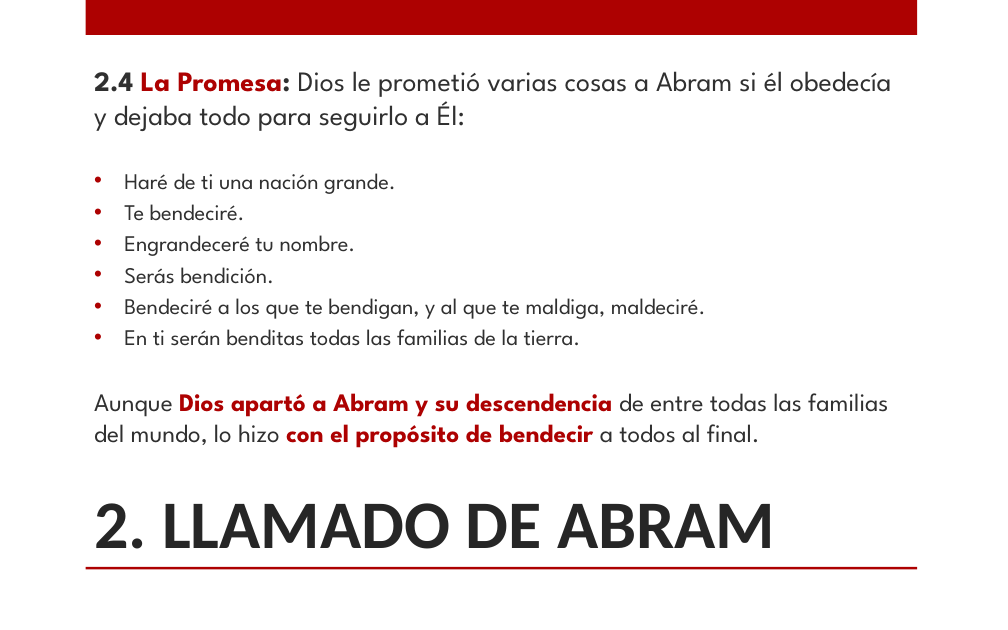
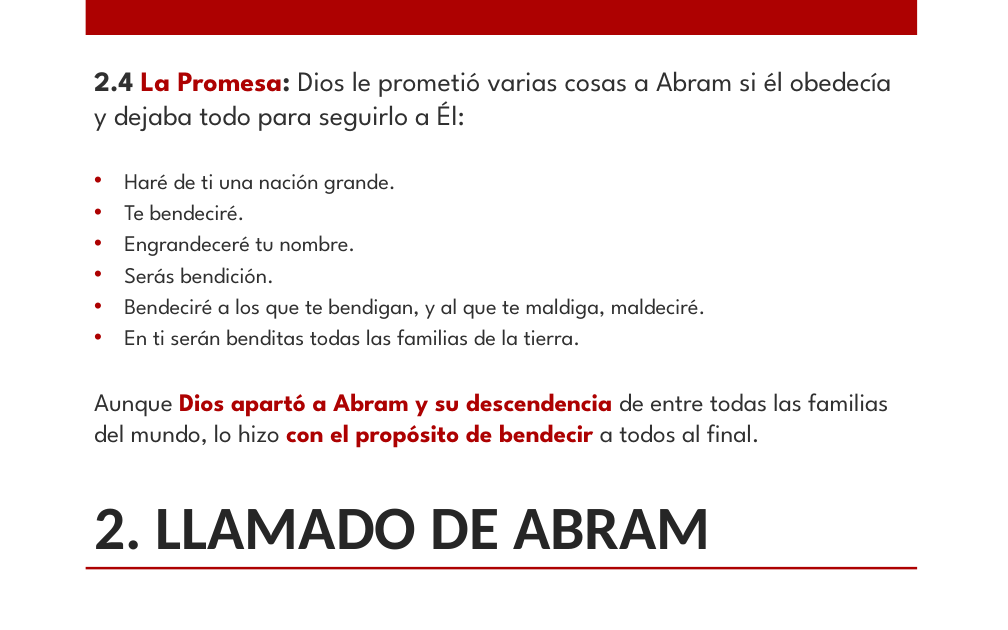
Before and after one commit to CreyTuning/documents, a slide deck: slide 7 of slideshow/Estudios Biblicos/3.-Genesis_1.pptx. Drawn at 1008x630 pixels with LibreOffice and Linux fonts; fonts in the diff are those of the drawing; background and template pictures are left out. Boxes give left, top, right and bottom in pixels: in the first picture for what was removed or moved away, otherwise in the second. Text is boxed around its words. In the diff, an @@ line names an element or a change of style, - is before the commit and + after.

```diff
--- a/slideshow/Estudios Biblicos/3.-Genesis_1.pptx
+++ b/slideshow/Estudios Biblicos/3.-Genesis_1.pptx
@@ title "2. LLAMADO DE ABRAM" at bbox=[94, 508, 711, 550]: size 48.6 to 44 pt @@
```
Also in this commit, not shown: 10 other slides changed, 1 other file.
